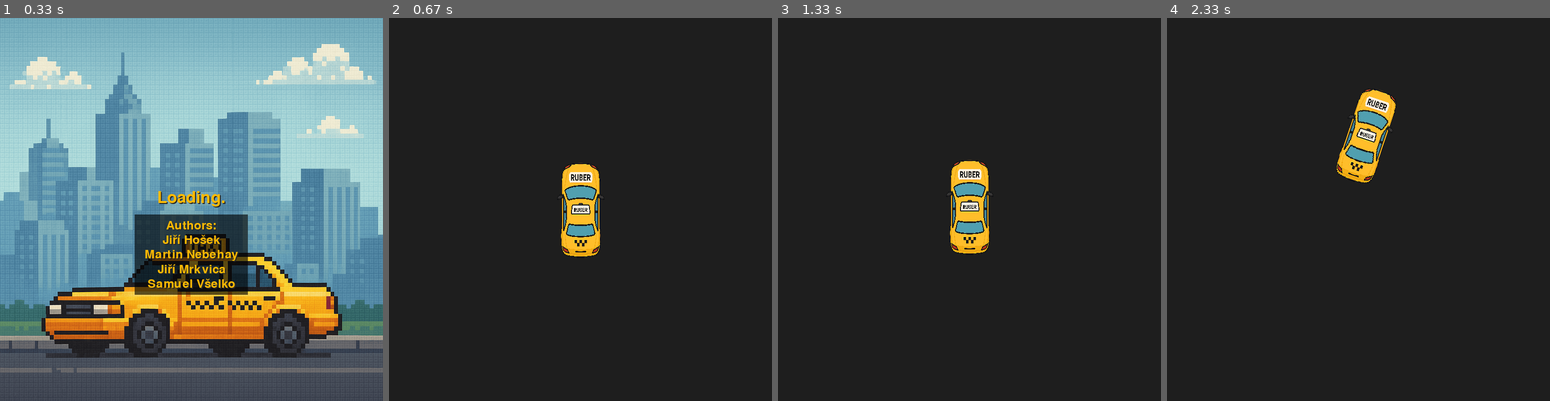
Above: before the commit, frames 1-4 (left to right).
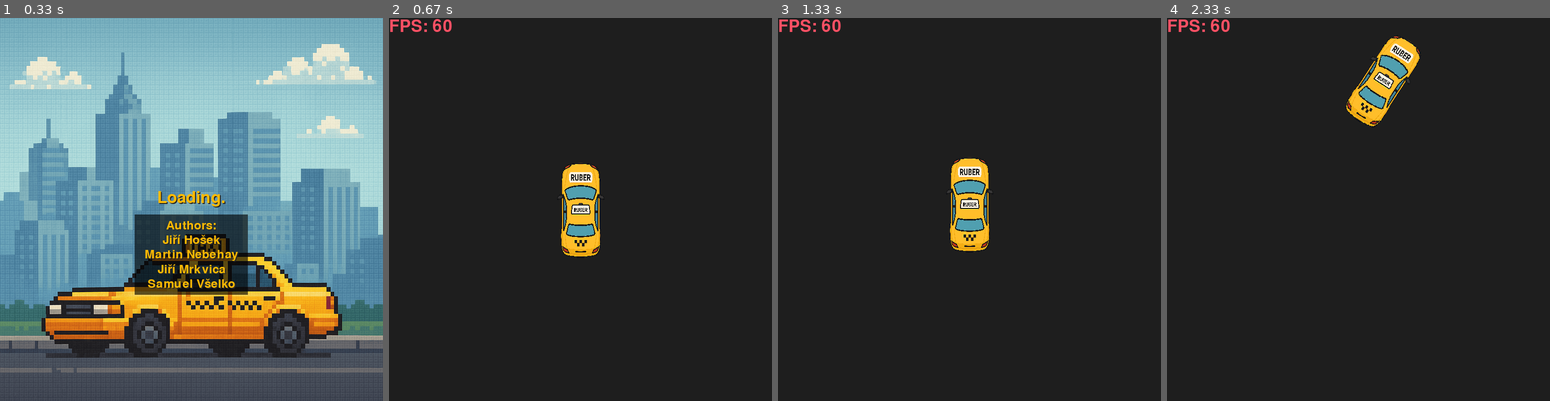
Above: after the commit, the same moments.

Repository: jirihos/UUN-Pygame-workshop
Game: pygame game, started from src/main.py
Same seed, same stepped clock (60 frames per second), same inputs: the game is played once before the commit and once after it.
Inputs (mouse positions are in pixels of both pictures, inside the frame that each line leads up to):
- Up to frame 1 (0.33 s): no input
- Up to frame 2 (0.67 s): click (580, 209) at 0.38 s
- Up to frame 3 (1.33 s): hold W from 1.17 s (still down)
- Up to frame 4 (2.33 s): release W at 1.63 s; hold D 1.67-2.13 s; hold A from 2.17 s (still down)

Frame 1 is identical in both runs. In frame 2, 0.3% of the frame differs, in the area x 0-17%, y 0-4%; in frame 3, 1.3%; in frame 4, 3.6%, in the area x 0-67%, y 0-44%.

Commit message:
Add FPS counter

Diff:
--- a/src/main.py
+++ b/src/main.py
@@ -7,7 +7,7 @@
     def __init__(self):
         self.WIDTH = 768
         self.HEIGHT = 768
-        self.FPS = 45
+        self.FPS = 60
 
         pygame.init()
 
--- a/src/scenes/game.py
+++ b/src/scenes/game.py
@@ -11,14 +11,23 @@
 
     def loop(self, dt):
         screen = self.main.screen
-        keys = pygame.key.get_pressed()
 
+        # Event
         for event in pygame.event.get():
             if event.type == pygame.QUIT:
                 self.main.quit()
 
+        # Update
+        keys = pygame.key.get_pressed()
         self.car.update(keys)
+
+        font = pygame.font.SysFont("None", 50)
+        fps_text = font.render(f"FPS: {self.main.clock.get_fps():.0f}", True, (250, 80, 100))
+
+        # Render
         screen.fill((30, 30, 30))
         self.sprites.draw(screen)
 
+        screen.blit(fps_text, (0, 0))
+
         pygame.display.flip()
